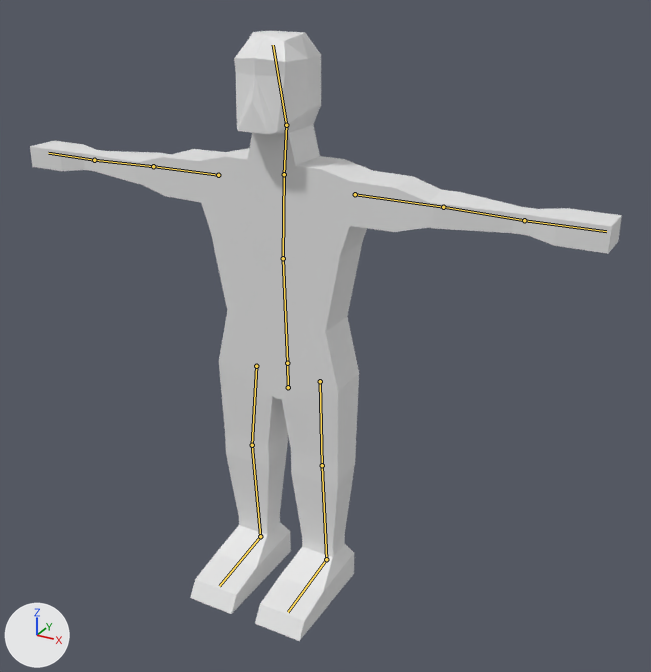
Before and after pictures for a commit that changed the Blender file Assets/Blends/Human.blend.
One viewpoint serves both versions: a 50 mm camera at (1.43, -2.34, 2.14) aimed at (0.1, 0.09, 0.92). Every picture has the same lights, and +X, +Y and +Z are marked at lower left. The bones that bend it are drawn over the model as lines.

Names of what the first picture shows: 'HumanMesh'.
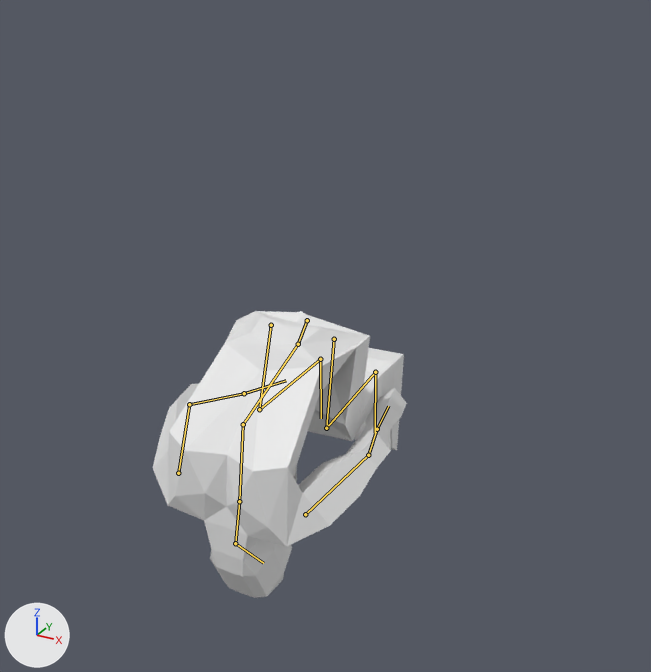
Commit message: Changed to Dash Attacks

The newer file adds an action. The first version stands in its rest pose; the second is drawn at frame 20 of the action 'DashAttack'.

Location of each change, [x1, y1, x2, y2] in pixels of the pictures (651 x 672 px):
'HumanMesh', posed (57% narrower, 53% shorter)
    before: [30, 31, 622, 641]
    after: [153, 311, 407, 598]
bone 'Pelvis', root to tip
    before: (288, 387) to (287, 363)
    after: (307, 320) to (298, 344)
bone 'Stomach', root to tip
    before: (287, 363) to (283, 258)
    after: (298, 344) to (243, 424)
bone 'Chest', root to tip
    before: (283, 258) to (284, 174)
    after: (243, 424) to (239, 501)
bone 'Head', root to tip
    before: (286, 125) to (273, 45)
    after: (235, 543) to (263, 563)
bone 'UArm.r', root to tip
    before: (218, 175) to (153, 166)
    after: (178, 473) to (189, 404)
bone 'LArm.r', root to tip
    before: (153, 166) to (94, 160)
    after: (189, 404) to (244, 393)
bone 'UArm.l', root to tip
    before: (355, 194) to (443, 207)
    after: (305, 514) to (368, 455)
bone 'LArm.l', root to tip
    before: (443, 207) to (524, 220)
    after: (368, 455) to (377, 429)
bone 'ULeg.r', root to tip
    before: (256, 366) to (252, 445)
    after: (271, 325) to (259, 409)
bone 'LLeg.r', root to tip
    before: (252, 445) to (260, 536)
    after: (259, 409) to (320, 359)
bone 'Foot.r', root to tip
    before: (260, 536) to (219, 586)
    after: (320, 359) to (321, 418)
bone 'ULeg.l', root to tip
    before: (320, 381) to (322, 465)
    after: (334, 339) to (326, 428)
bone 'LLeg.l', root to tip
    before: (322, 465) to (326, 559)
    after: (326, 428) to (375, 372)
bone 'Foot.l', root to tip
    before: (326, 559) to (288, 612)
    after: (375, 372) to (375, 433)

The change, as a list of edits to the scene's bpy script:
```text
Change bone_pelvis:
    where bone_pelvis = bpy.data.objects['Armature'].pose.bones['Pelvis']
    bone_pelvis.location: (0.0, 0.0, 0.0) -> (0.0, 0.197, -0.133)
    bone_pelvis.rotation_euler: (0.0, 0.0, 0.0) -> (-3.927, 0.0, 0.0)  # degrees (0, 0, 0) -> degrees (-225, 0, 0)
Change bone_stomach:
    where bone_stomach = bpy.data.objects['Armature'].pose.bones['Stomach']  # child of 'Pelvis'
    bone_stomach.rotation_euler: (0.0, 0.0, 0.0) -> (-0.436, 0.0, 0.0)  # degrees (0, 0, 0) -> degrees (-25, 0, 0)
Change bone_chest:
    where bone_chest = bpy.data.objects['Armature'].pose.bones['Chest']  # child of 'Stomach'
    bone_chest.rotation_euler: (0.0, 0.0, 0.0) -> (1.134, 0.0, 0.0)  # degrees (0, 0, 0) -> degrees (65, 0, 0)
Change bone_head:
    where bone_head = bpy.data.objects['Armature'].pose.bones['Head']  # child of 'Neck'
    bone_head.rotation_euler: (0.0, 0.0, 0.0) -> (0.524, 0.0, 0.0)  # degrees (0, 0, 0) -> degrees (30, 0, 0)
Change bone_uarm_r:
    where bone_uarm_r = bpy.data.objects['Armature'].pose.bones['UArm.r']  # child of 'Chest'
    bone_uarm_r.rotation_euler: (0.0, 0.0, 0.0) -> (0.908, -0.209, 0.716)  # degrees (0, 0, 0) -> degrees (52, -12, 41)
Change bone_larm_r:
    where bone_larm_r = bpy.data.objects['Armature'].pose.bones['LArm.r']  # child of 'UArm.r'
    bone_larm_r.rotation_euler: (0.0, 0.0, 0.0) -> (0.873, 0.0, 0.0)  # degrees (0, 0, 0) -> degrees (50, 0, 0)
Change bone_uarm_l:
    where bone_uarm_l = bpy.data.objects['Armature'].pose.bones['UArm.l']  # child of 'Chest'
    bone_uarm_l.rotation_euler: (0.0, 0.0, 0.0) -> (0.908, 0.209, -0.716)  # degrees (0, 0, 0) -> degrees (52, 12, -41)
Change bone_larm_l:
    where bone_larm_l = bpy.data.objects['Armature'].pose.bones['LArm.l']  # child of 'UArm.l'
    bone_larm_l.rotation_euler: (0.0, 0.0, 0.0) -> (0.873, 0.0, 0.0)  # degrees (0, 0, 0) -> degrees (50, 0, 0)
Change bone_uleg_r:
    where bone_uleg_r = bpy.data.objects['Armature'].pose.bones['ULeg.r']  # child of 'Pelvis'
    bone_uleg_r.location: (0.0, 0.0, 0.0) -> (0.0, 0.005, -0.004)
    bone_uleg_r.rotation_euler: (0.0, 0.0, 0.0) -> (2.531, -0.0175, 0.105)  # degrees (0, 0, 0) -> degrees (145, -1, 6)
Change bone_lleg_r:
    where bone_lleg_r = bpy.data.objects['Armature'].pose.bones['LLeg.r']  # child of 'ULeg.r'
    bone_lleg_r.location: (0.0, 0.0, 0.0) -> (0.0, -0.001, -0.008)
    bone_lleg_r.rotation_euler: (0.0, 0.0, 0.0) -> (-1.745, -0.0175, -0.0698)  # degrees (0, 0, 0) -> degrees (-100, -1, -4)
Change bone_foot_r:
    where bone_foot_r = bpy.data.objects['Armature'].pose.bones['Foot.r']  # child of 'LLeg.r'
    bone_foot_r.rotation_euler: (0.0, 0.0, 0.0) -> (0.0873, 0.0, 0.0)  # degrees (0, 0, 0) -> degrees (5, 0, 0)
Change bone_uleg_l:
    where bone_uleg_l = bpy.data.objects['Armature'].pose.bones['ULeg.l']  # child of 'Pelvis'
    bone_uleg_l.location: (0.0, 0.0, 0.0) -> (0.0, 0.005, -0.004)
    bone_uleg_l.rotation_euler: (0.0, 0.0, 0.0) -> (2.531, 0.0175, -0.105)  # degrees (0, 0, 0) -> degrees (145, 1, -6)
Change bone_lleg_l:
    where bone_lleg_l = bpy.data.objects['Armature'].pose.bones['LLeg.l']  # child of 'ULeg.l'
    bone_lleg_l.location: (0.0, 0.0, 0.0) -> (0.0, -0.001, -0.008)
    bone_lleg_l.rotation_euler: (0.0, 0.0, 0.0) -> (-1.745, 0.0175, 0.0698)  # degrees (0, 0, 0) -> degrees (-100, 1, 4)
Change bone_foot_l:
    where bone_foot_l = bpy.data.objects['Armature'].pose.bones['Foot.l']  # child of 'LLeg.l'
    bone_foot_l.rotation_euler: (0.0, 0.0, 0.0) -> (0.0873, 0.0, -0.0349)  # degrees (0, 0, 0) -> degrees (5, 0, -2)
```
